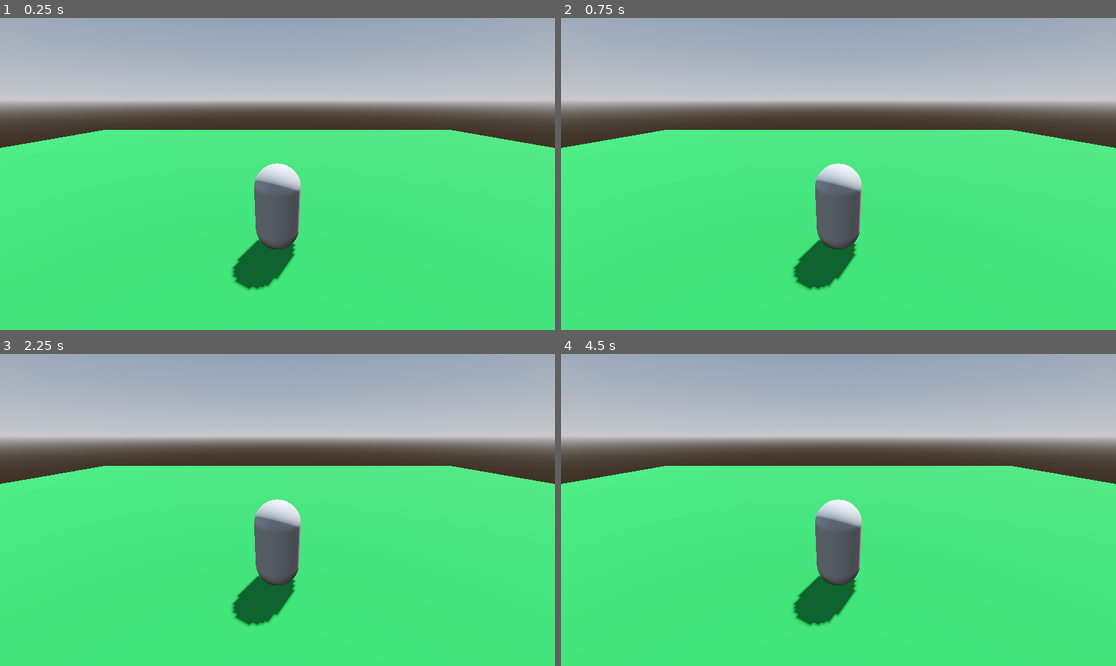
Above: before the commit, frames 1-4 (two rows, left to right).
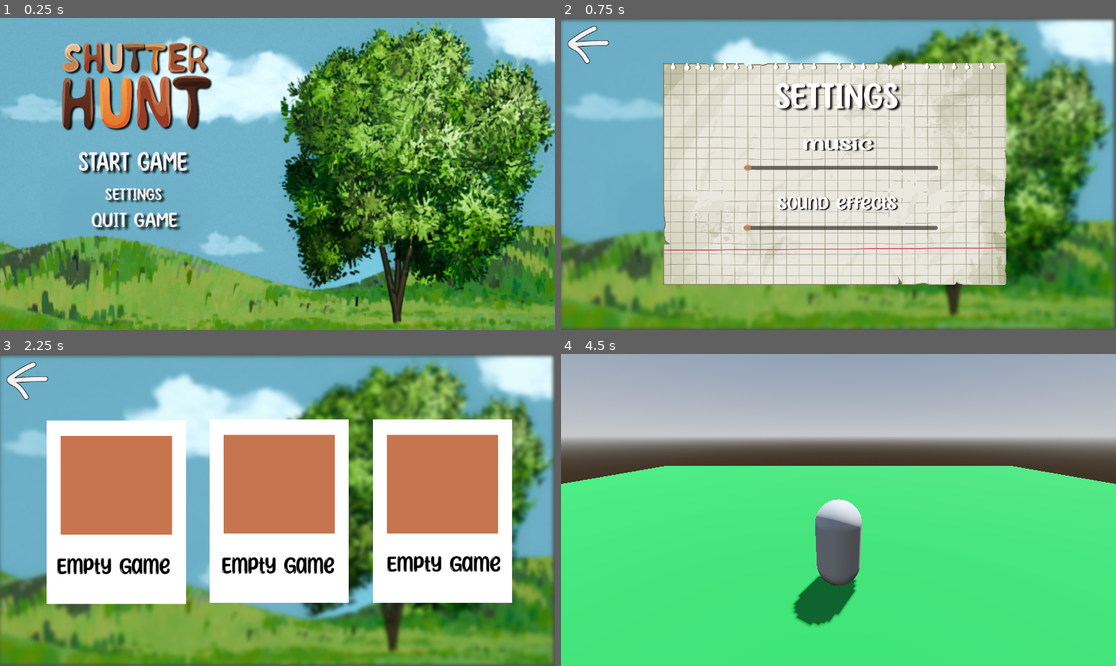
Above: after the commit, the same moments.

Repository: LAB2-PVP/Shutter-Hunt
Game: Godot game, scene res://GameUI_V1/MainMenu.tscn
Two runs of this game, one before a commit and one after it. Both use one fixed random seed, a clock stepped at 60 frames per second and the inputs below. Before the commit the project starts from res://level.tscn.
Inputs (mouse positions are in pixels of both pictures, inside the frame that each line leads up to):
- Up to frame 1 (0.25 s): no input
- Up to frame 2 (0.75 s): click (699, 195) at 0.52 s
- Up to frame 3 (2.25 s): click (27, 382) at 1.27 s; click (133, 500) at 2.02 s
- Up to frame 4 (4.5 s): click (588, 382) at 2.77 s; click (694, 500) at 3.52 s; click (999, 506) at 4.27 s

The runs differ from the first frame. In frame 1, 100% of the frame differs, in the area x 0-100%, y 0-100%; in frame 2, 99%; in frame 3, 100%; in frame 4, nothing differs.

Commit message:
UI Implementation

Diff:
--- /dev/null
+++ b/GameUI_V1/MainMenu.tscn
@@ -0,0 +1,58 @@
+[gd_scene load_steps=6 format=3 uid="uid://fru407q71w1r"]
+
+[ext_resource type="Texture2D" uid="uid://b2am0s5eoo88n" path="res://GameUI_V1/maimenu/mainmenuBackgrond.png" id="1_u12ht"]
+[ext_resource type="Script" path="res://GameUI_V1/main_menu.gd" id="1_ydmcp"]
+[ext_resource type="Texture2D" uid="uid://c77ricwu62uu1" path="res://GameUI_V1/maimenu/startgameButton.png" id="2_me2h4"]
+[ext_resource type="Texture2D" uid="uid://pfej6kmc740v" path="res://GameUI_V1/maimenu/settingsButton.png" id="3_oekoe"]
+[ext_resource type="Texture2D" uid="uid://dumu1io0ewdhq" path="res://GameUI_V1/maimenu/quitgameButton.png" id="4_ti1rm"]
+
+[node name="MainMenu" type="Control"]
+layout_mode = 3
+anchors_preset = 15
+anchor_right = 1.0
+anchor_bottom = 1.0
+grow_horizontal = 2
+grow_vertical = 2
+script = ExtResource("1_ydmcp")
+
+[node name="Background" type="TextureRect" parent="."]
+layout_mode = 0
+offset_right = 1155.0
+offset_bottom = 652.0
+texture = ExtResource("1_u12ht")
+expand_mode = 1
+
+[node name="StartGame" type="TextureButton" parent="Background"]
+layout_mode = 0
+offset_left = 162.0
+offset_top = 265.0
+offset_right = 401.0
+offset_bottom = 342.0
+action_mode = 0
+texture_normal = ExtResource("2_me2h4")
+ignore_texture_size = true
+stretch_mode = 0
+
+[node name="Settings" type="TextureButton" parent="Background"]
+layout_mode = 0
+offset_left = 218.0
+offset_top = 345.0
+offset_right = 349.0
+offset_bottom = 397.0
+texture_normal = ExtResource("3_oekoe")
+ignore_texture_size = true
+stretch_mode = 0
+
+[node name="QuitGame" type="TextureButton" parent="Background"]
+layout_mode = 0
+offset_left = 188.0
+offset_top = 393.0
+offset_right = 385.0
+offset_bottom = 457.0
+texture_normal = ExtResource("4_ti1rm")
+ignore_texture_size = true
+stretch_mode = 0
+
+[connection signal="pressed" from="Background/StartGame" to="." method="_on_start_game_pressed"]
+[connection signal="pressed" from="Background/Settings" to="." method="_on_settings_pressed"]
+[connection signal="pressed" from="Background/QuitGame" to="." method="_on_quit_game_pressed"]
--- /dev/null
+++ b/GameUI_V1/StartGame.tscn
@@ -0,0 +1,92 @@
+[gd_scene load_steps=6 format=3 uid="uid://sw356tyxw31g"]
+
+[ext_resource type="Texture2D" uid="uid://bv4mtfhyhc3wu" path="res://GameUI_V1/startgame/assets/background.png" id="1_0w85a"]
+[ext_resource type="Script" path="res://GameUI_V1/start_game.gd" id="1_e46yl"]
+[ext_resource type="Texture2D" uid="uid://d2q5x6m1r0v2l" path="res://GameUI_V1/startgame/backButton.png" id="2_3jyxq"]
+[ext_resource type="Texture2D" uid="uid://c7t4lo7wfn8es" path="res://GameUI_V1/startgame/assets/polaroid.png" id="3_asn60"]
+[ext_resource type="Texture2D" uid="uid://j5d835s5iwhl" path="res://GameUI_V1/startgame/emptygameButton.png" id="4_sa3fv"]
+
+[node name="StartGame" type="Control"]
+layout_mode = 3
+anchors_preset = 15
+anchor_right = 1.0
+anchor_bottom = 1.0
+grow_horizontal = 2
+grow_vertical = 2
+script = ExtResource("1_e46yl")
+
+[node name="Background" type="TextureRect" parent="."]
+layout_mode = 0
+offset_left = -23.0
+offset_top = -17.0
+offset_right = 1170.0
+offset_bottom = 667.0
+texture = ExtResource("1_0w85a")
+expand_mode = 1
+
+[node name="BackButton" type="TextureButton" parent="Background"]
+layout_mode = 0
+offset_left = 36.0
+offset_top = 33.0
+offset_right = 123.0
+offset_bottom = 112.0
+texture_normal = ExtResource("2_3jyxq")
+
+[node name="EmptyGame1" type="TextureButton" parent="Background"]
+offset_left = 768.0
+offset_top = 123.0
+offset_right = 1105.0
+offset_bottom = 551.0
+texture_normal = ExtResource("3_asn60")
+ignore_texture_size = true
+stretch_mode = 0
+
+[node name="TextureRect" type="TextureRect" parent="Background/EmptyGame1"]
+layout_mode = 0
+offset_left = 58.0
+offset_top = 304.0
+offset_right = 295.0
+offset_bottom = 357.0
+texture = ExtResource("4_sa3fv")
+expand_mode = 1
+
+[node name="EmptyGame2" type="TextureButton" parent="Background"]
+offset_left = 91.0
+offset_top = 125.0
+offset_right = 428.0
+offset_bottom = 553.0
+texture_normal = ExtResource("3_asn60")
+ignore_texture_size = true
+stretch_mode = 0
+
+[node name="TextureRect" type="TextureRect" parent="Background/EmptyGame2"]
+layout_mode = 0
+offset_left = 50.0
+offset_top = 306.0
+offset_right = 286.0
+offset_bottom = 360.0
+texture = ExtResource("4_sa3fv")
+expand_mode = 1
+
+[node name="EmptyGame3" type="TextureButton" parent="Background"]
+offset_left = 429.0
+offset_top = 123.0
+offset_right = 766.0
+offset_bottom = 551.0
+texture_normal = ExtResource("3_asn60")
+ignore_texture_size = true
+stretch_mode = 0
+
+[node name="TextureRect" type="TextureRect" parent="Background/EmptyGame3"]
+layout_mode = 0
+offset_left = 54.0
+offset_top = 306.0
+offset_right = 289.0
+offset_bottom = 361.0
+texture = ExtResource("4_sa3fv")
+expand_mode = 1
+
+[connection signal="pressed" from="Background/BackButton" to="." method="_on_back_button_pressed"]
+[connection signal="pressed" from="Background/EmptyGame1" to="." method="_on_empty_game_1_pressed"]
+[connection signal="pressed" from="Background/EmptyGame2" to="." method="_on_empty_game_2_pressed"]
+[connection signal="pressed" from="Background/EmptyGame3" to="." method="_on_empty_game_3_pressed"]
--- /dev/null
+++ b/GameUI_V1/main_menu.gd
@@ -0,0 +1,15 @@
+extends Control
+
+
+func _on_start_game_pressed() -> void:
+
+	get_tree().change_scene_to_file("res://GameUI_V1/StartGame.tscn")
+
+
+func _on_settings_pressed() -> void:
+
+	get_tree().change_scene_to_file("res://GameUI_V1/settings.tscn")
+
+func _on_quit_game_pressed() -> void:
+
+	get_tree().quit()
--- /dev/null
+++ b/GameUI_V1/settings.gd
@@ -0,0 +1,5 @@
+extends Control
+
+
+func _on_back_button_pressed() -> void:
+	get_tree().change_scene_to_file("res://GameUI_V1/MainMenu.tscn")
--- /dev/null
+++ b/GameUI_V1/settings.tscn
@@ -0,0 +1,95 @@
+[gd_scene load_steps=8 format=3 uid="uid://7ktt0i41a7hc"]
+
+[ext_resource type="Texture2D" uid="uid://bv4mtfhyhc3wu" path="res://GameUI_V1/startgame/assets/background.png" id="1_k6xou"]
+[ext_resource type="Script" path="res://GameUI_V1/settings.gd" id="1_wtykt"]
+[ext_resource type="Texture2D" uid="uid://d2q5x6m1r0v2l" path="res://GameUI_V1/startgame/backButton.png" id="2_qfr5y"]
+[ext_resource type="Texture2D" uid="uid://ck8b7afo3yvxa" path="res://GameUI_V1/settings/assets/papersheet.png" id="3_shk85"]
+[ext_resource type="Texture2D" uid="uid://daf2h705ju4tt" path="res://GameUI_V1/settings/assets/settings.png" id="4_xkp8i"]
+[ext_resource type="Texture2D" uid="uid://btwdnu31mkhfj" path="res://GameUI_V1/settings/assets/soundeffects.png" id="5_mt8ui"]
+[ext_resource type="Texture2D" uid="uid://dlugkvk8uh2jt" path="res://GameUI_V1/settings/assets/music.png" id="6_0a7sa"]
+
+[node name="Settings" type="Control"]
+layout_mode = 3
+anchors_preset = 15
+anchor_right = 1.0
+anchor_bottom = 1.0
+grow_horizontal = 2
+grow_vertical = 2
+script = ExtResource("1_wtykt")
+
+[node name="Background" type="TextureRect" parent="."]
+offset_left = -23.0
+offset_top = -17.0
+offset_right = 1170.0
+offset_bottom = 667.0
+texture = ExtResource("1_k6xou")
+expand_mode = 1
+
+[node name="BackButton" type="TextureButton" parent="Background"]
+layout_mode = 0
+offset_left = 36.0
+offset_top = 33.0
+offset_right = 123.0
+offset_bottom = 112.0
+texture_normal = ExtResource("2_qfr5y")
+
+[node name="Paper" type="TextureRect" parent="Background"]
+layout_mode = 0
+offset_left = 1020.0
+offset_top = 56.0
+offset_right = 1590.0
+offset_bottom = 936.0
+rotation = 1.5708
+texture = ExtResource("3_shk85")
+expand_mode = 1
+
+[node name="settings" type="TextureRect" parent="Background/Paper"]
+layout_mode = 0
+offset_left = 80.0
+offset_top = 553.0
+offset_right = 347.0
+offset_bottom = 647.0
+rotation = -1.5708
+texture = ExtResource("4_xkp8i")
+expand_mode = 1
+
+[node name="MusicControl" type="VSlider" parent="Background/Paper"]
+modulate = Color(0.823529, 0.54902, 0.352941, 1)
+z_index = 40
+layout_mode = 0
+offset_left = 184.0
+offset_top = 214.0
+offset_right = 360.0
+offset_bottom = 617.0
+scrollable = false
+
+[node name="SFXcontrol" type="VSlider" parent="Background/Paper"]
+modulate = Color(0.823529, 0.54902, 0.352941, 1)
+z_index = 40
+offset_left = 309.0
+offset_top = 215.0
+offset_right = 485.0
+offset_bottom = 618.0
+scrollable = false
+
+[node name="SFX" type="TextureRect" parent="Background/Paper"]
+layout_mode = 0
+offset_left = 324.0
+offset_top = 548.0
+offset_right = 579.0
+offset_bottom = 595.0
+rotation = -1.5708
+texture = ExtResource("5_mt8ui")
+expand_mode = 1
+
+[node name="Music" type="TextureRect" parent="Background/Paper"]
+layout_mode = 0
+offset_left = 206.0
+offset_top = 496.0
+offset_right = 360.0
+offset_bottom = 536.0
+rotation = -1.5708
+texture = ExtResource("6_0a7sa")
+expand_mode = 1
+
+[connection signal="pressed" from="Background/BackButton" to="." method="_on_back_button_pressed"]
--- /dev/null
+++ b/GameUI_V1/start_game.gd
@@ -0,0 +1,21 @@
+extends Control
+
+
+
+func _on_empty_game_1_pressed() -> void:
+
+	get_tree().change_scene_to_file("res://level.tscn")
+
+
+func _on_empty_game_2_pressed() -> void:
+
+	get_tree().change_scene_to_file("res://level.tscn")
+
+
+func _on_empty_game_3_pressed() -> void:
+
+	get_tree().change_scene_to_file("res://level.tscn")
+
+
+func _on_back_button_pressed() -> void:
+	get_tree().change_scene_to_file("res://GameUI_V1/MainMenu.tscn")
--- a/project.godot
+++ b/project.godot
@@ -11,9 +11,9 @@
 [application]
 
 config/name="LAB2"
-run/main_scene="res://level.tscn"
+run/main_scene="res://GameUI_V1/MainMenu.tscn"
 config/features=PackedStringArray("4.3", "Forward Plus")
-config/icon="res://icon.svg"
+config/icon="res://GameUI_V1/icon.svg"
 
 [dotnet]
 
Renamed: icon.svg -> GameUI_V1/icon.svg
Not shown, added: GameUI_V1/icon.svg.import
Not shown, added: GameUI_V1/maimenu/assets/background.png.import
Not shown, added: GameUI_V1/maimenu/assets/name.png.import
Not shown, added: GameUI_V1/maimenu/mainmenuBackgrond.png.import
Not shown, added: GameUI_V1/maimenu/quitgameButton.png.import
Not shown, added: GameUI_V1/maimenu/settingsButton.png.import
Not shown, added: GameUI_V1/maimenu/startgameButton.png.import
Not shown, added: GameUI_V1/settings/assets/background.png.import
Not shown, added: GameUI_V1/settings/assets/music.png.import
Not shown, added: GameUI_V1/settings/assets/papersheet.png.import
Not shown, added: GameUI_V1/settings/assets/settings.png.import
(and 9 more such lines)
